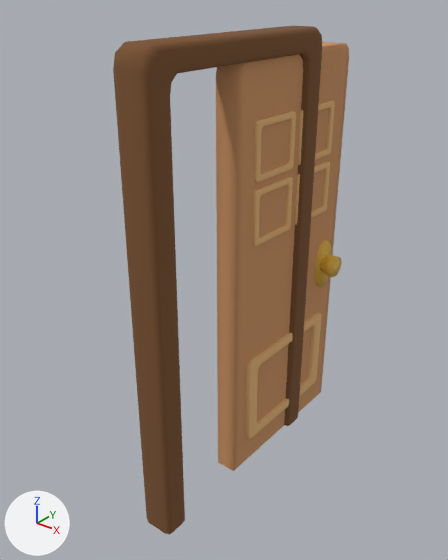
The glTF model src/Assets/3DModel_Door.glb as it was, and as the next commit left it.
Both versions are drawn from a camera (50 mm lens) standing at (1.5, -1.39, 2.16) and looking at (-0.06, 0.56, 0.95). Arrows for +X, +Y and +Z are at lower left; the lights stay in place. Where no turn or scale is listed for an object, it has been applied to the vertices. Vertices at the same position are counted once.

In view in the first picture: 'Door.002', 'Door_Frame.002'.
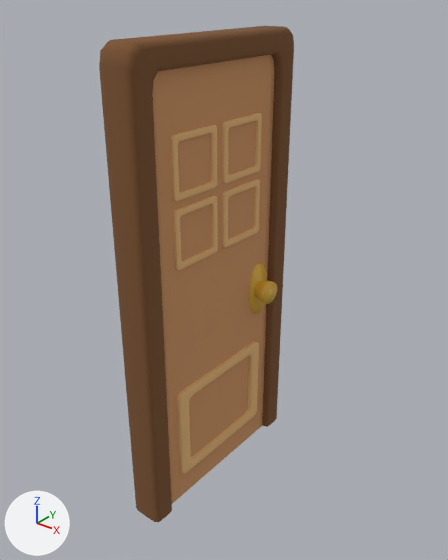
Pixel boxes [x1, y1, x2, y2] of what changed, in the pictures (448 x 560 px):
'Door_Frame.002', mesh rescaled (7% narrower)
    before: [113, 26, 322, 535]
    after: [99, 26, 294, 522]
'Door_Knob.002', added
    after: [152, 55, 277, 504]
    faces in mat_door_mat_003 (orange #cc9464): [152, 55, 275, 504]
    faces in mat_door_pattern_mat_003 (beige #e5b77b): [171, 113, 262, 474]
    faces in mat_door_knob_mat_003 (yellow #e5b53d): [249, 263, 277, 314]
'Door.002', deleted
    before: [216, 42, 349, 471]
    faces in mat_door_mat_003 (orange #cc9464): [216, 42, 349, 471]
    faces in mat_door_pattern_mat_003 (beige #e5b77b): [246, 101, 335, 439]
    faces in mat_door_knob_mat_003 (yellow #e5b53d): [315, 240, 342, 287]

Patch to the scene script:
```diff
--- a/src/Assets/3DModel_Door.glb.py
+++ b/src/Assets/3DModel_Door.glb.py
@@ me_cube_014 @@
 me_cube_014.from_pydata(...)  # 112 vertices, 196 faces; spans x -0.05..0.1, y -0.02..1.03, z -0.01..1.99
 # used by ob_door_frame_002; location = (0.0, 0.0, 0.0)
+# me_cube_014 part 1: the whole mesh is scaled about its middle by (1, 0.901, 1), then moved by (-0.08, -0.03, 0.0)
 me_cube_014.materials.append(mat_door_frame_mat_002)
@@ me_cylinder_002 @@
+me_cylinder_002.from_pydata(...)  # 912 vertices, 1584 faces; spans x -0.12..0.06, y 0.1..0.85, z -0.01..1.9
+# faces by material slot: [252, 1120, 212]
+me_cylinder_002.materials.append(mat_door_knob_mat_003)  # yellow #e5b53d
+me_cylinder_002.materials.append(mat_door_pattern_mat_003)  # beige #e5b77b
+me_cylinder_002.materials.append(mat_door_mat_003)  # orange #cc9464
@@ ob_door_002 @@
-ob_door_002 = bpy.data.objects.new('Door.002', me_cube_015)
-ob_door_002.location = (0.0, 0.0, 0.0)
@@ ob_door_knob_002 @@
+ob_door_knob_002 = bpy.data.objects.new('Door_Knob.002', me_cylinder_002)
+ob_door_knob_002.location = (0.0, 0.0, 0.0)
```
